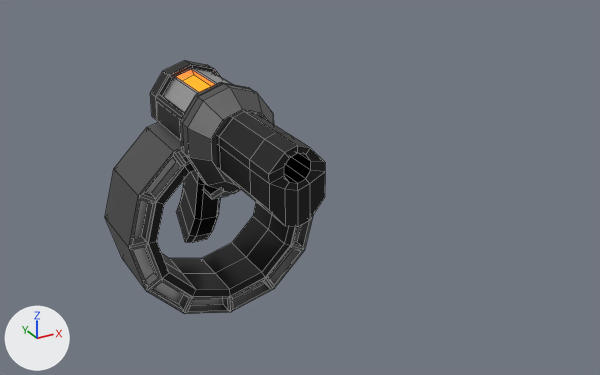
The Blender file Assets/weapons/in-progress/chautshot - Copy.blend: old version first, new version second.
Both versions are drawn from a camera (50 mm lens) standing at (-5.45, -13.86, 6.77) and looking at (1.69, -0.88, 0.28). Every picture has the same lights, and +X, +Y and +Z are marked at lower left. Mesh edges are drawn as thin lines.
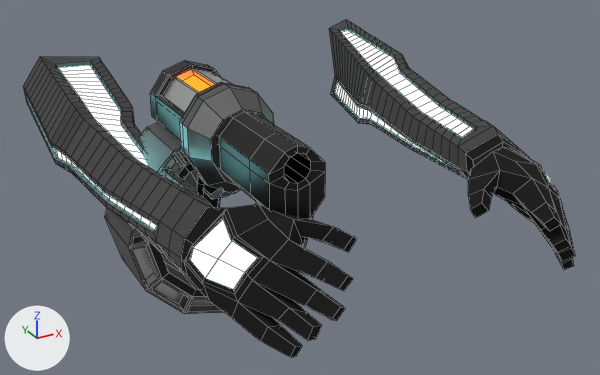
The newer file is also rescaled (x3.205), turned or shifted as a whole; pictures and numbers use the older file's frame.

The change, as a list of edits to the scene's bpy script:
```text
Add mat_suitgloves:
    mat_suitgloves = diffuse_material('SuitGloves')
    mat_suitgloves.base_color = (0.0197, 0.0197, 0.0197)  # black #262626
    mat_suitgloves.roughness = 1.0
Add mat_suitglow:
    mat_suitglow = emission_material('SuitGlow')
    mat_suitglow.base_color = (0.371, 0.969, 1.0)  # cyan #a4fbff
    mat_suitglow.strength = 5.0
Add mat_suitsleeves:
    mat_suitsleeves = diffuse_material('SuitSleeves')
    mat_suitsleeves.base_color = (0.0869, 0.0869, 0.0869)  # dark grey #535353
    mat_suitsleeves.roughness = 1.0
Add me_arms:
    me_arms.from_pydata(...)  # 1252 vertices, 1248 faces; spans x -0.82..0.9, y -0.98..0.88, z -0.29..0.17
    # faces by material slot: [880, 204, 164]
    me_arms.materials.append(mat_suitsleeves)  # dark grey #535353
    me_arms.materials.append(mat_suitgloves)  # black #262626
    me_arms.materials.append(mat_suitglow)  # cyan #a4fbff
Add ob_arms:
    ob_arms = bpy.data.objects.new('Arms', me_arms)
    ob_arms.location = (1.73, -0.06, 1.41)
    ob_arms.rotation_euler = (0.209, 0.0, 0.567)  # degrees (12, 0, 32)
    ob_arms.scale = (6.24, 6.24, 6.24)
```

Pixel boxes (x1, y1, x2, y2) of what changed, in the pictures (600 x 375 px):
'Arms', added: after (23, 19, 575, 357)
    faces in mat_suitsleeves (dark grey #535353): (23, 19, 518, 270)
    faces in mat_suitgloves (black #262626): (181, 134, 575, 357)
    faces in mat_suitglow (cyan #a4fcff): (53, 30, 554, 289)
